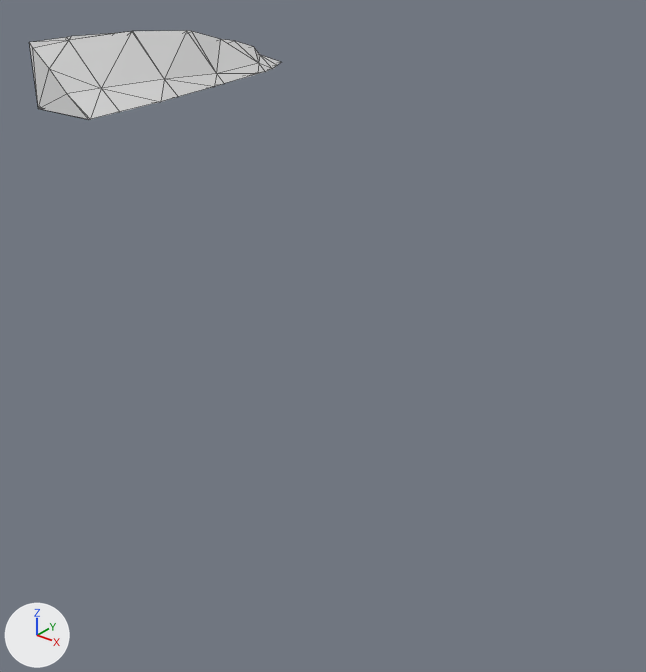
A saved change to the glTF model assets/terrain/surface_pieces/surf_4_2.glb.
One viewpoint serves both versions: a 50 mm camera at (-81.01, 88.95, -12.88) aimed at (-87.48, 97.05, -17.89). The axes (+X, +Y, +Z) are drawn at lower left. The lights are the same throughout. The picture after the commit comes second. Mesh edges are drawn as thin lines. Where no turn or scale is listed for an object, it has been applied to the vertices.

Script lines for the objects in view, before the commit:
```python
me_geometry_0 = bpy.data.meshes.new('geometry_0')
me_geometry_0.from_pydata(...)  # 33 vertices, 62 faces; spans x -90.0..-89.09, y 95.0..99.22, z -15.0..-14.27
ob_geometry_0 = bpy.data.objects.new('geometry_0', me_geometry_0)
ob_geometry_0.location = (0.0, 0.0, 0.0)
```
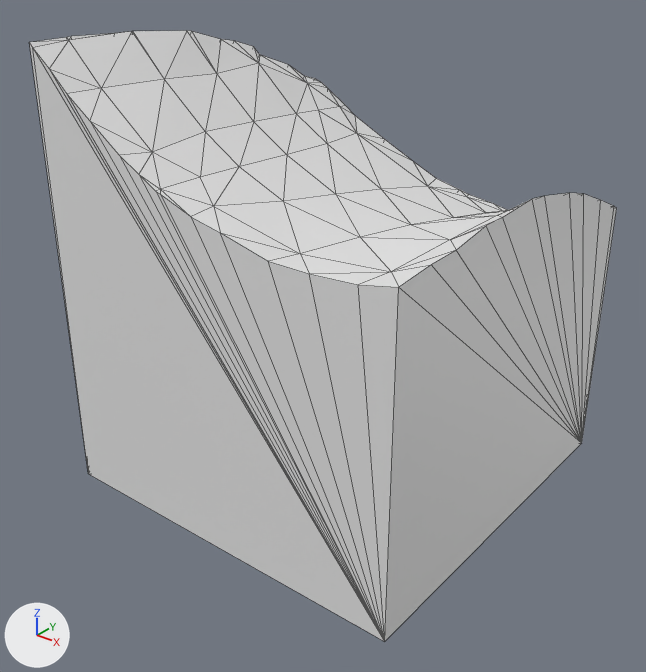
Changed parts and their boxes (x1, y1, x2, y2) in the pictures (646 x 672 px):
'geometry_0', reshaped (133% wider, 587% taller): before (29, 31, 281, 119); after (29, 31, 617, 641)
part 1 of me_geometry_0, built on: before (31, 48, 281, 119); after (31, 48, 617, 641)

The change, as a diff of the scene's bpy script:
```diff
--- a/assets/terrain/surface_pieces/surf_4_2.glb.py
+++ b/assets/terrain/surface_pieces/surf_4_2.glb.py
@@ me_geometry_0 @@
 # used by ob_geometry_0; location = (0.0, 0.0, 0.0)
-me_geometry_0.from_pydata(...)  # 33 vertices, 62 faces; spans x -90.0..-89.09, y 95.0..99.22, z -15.0..-14.27
+me_geometry_0.from_pydata(...)  # 97 vertices, 189 faces; spans x -90.0..-85.0, y 95.0..100.0, z -20.0..-14.27
+# me_geometry_0 part 1
+# 11 vertices are removed from x -90.0..-89.09, y 95.0..99.22, z -15.0
+# 42 faces are deleted
+# 2 vertices move from x -89.87..-89.09, y 95.02..98.97, z -15.0 to x -90.0..-89.08, y 95.0..99.38, z -15.06..-15.01
+# 75 vertices are added at x -90.0..-85.0, y 95.0..100.0, z -20.0..-15.27
+# 169 new faces join them
```
